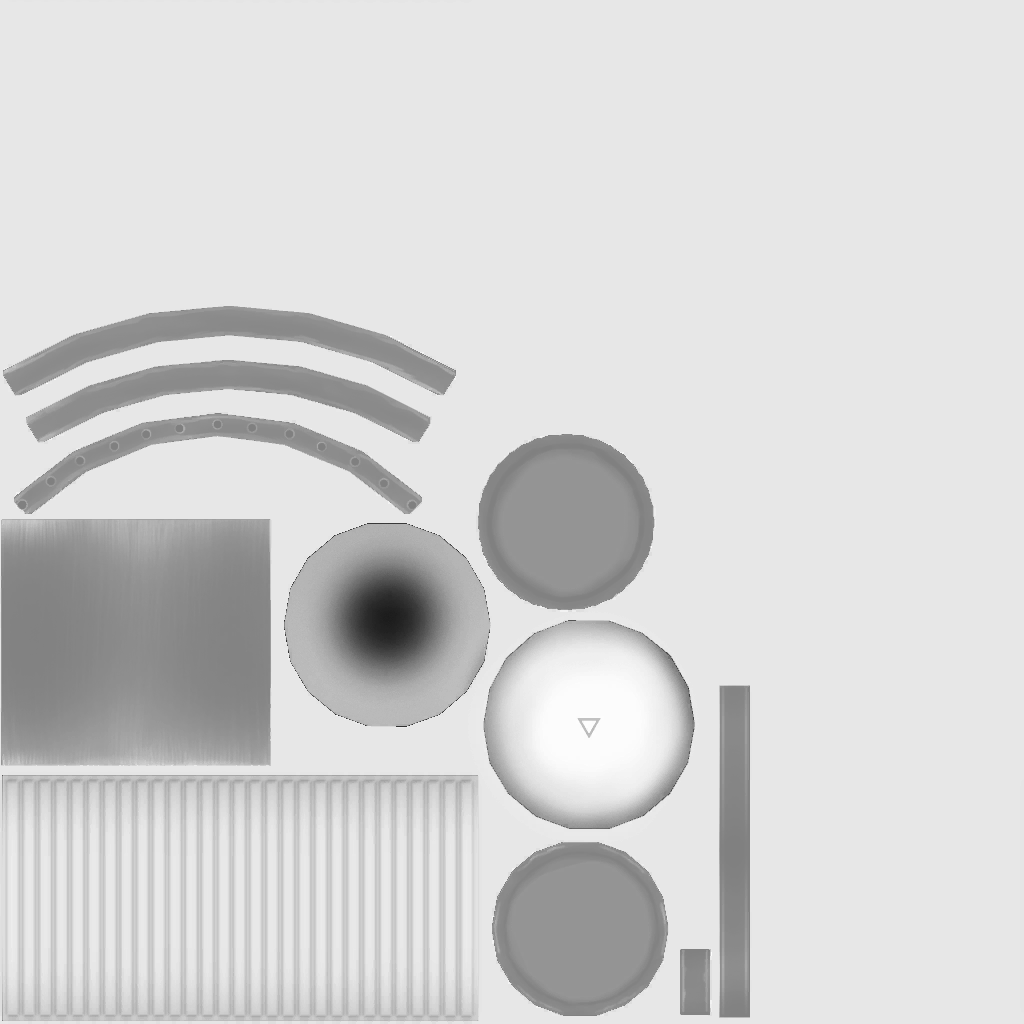
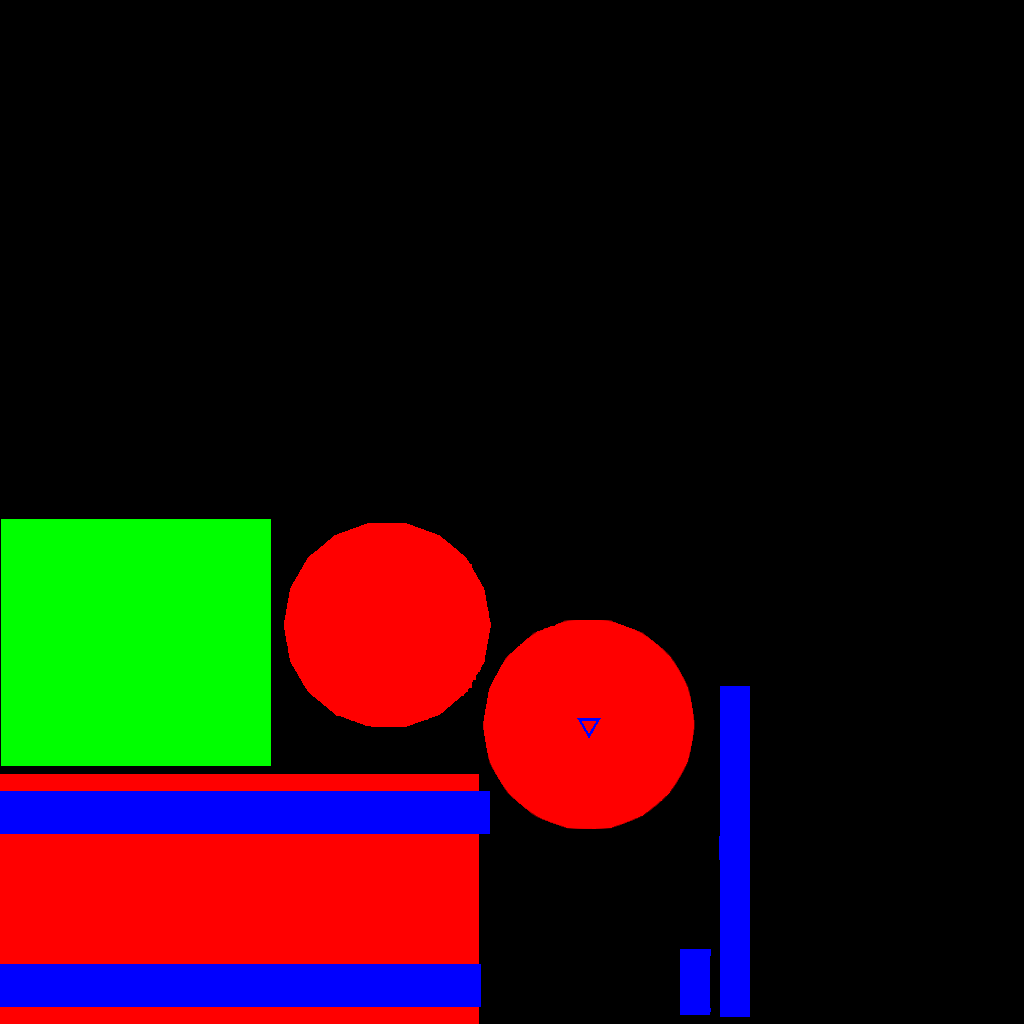
Two versions of the same layered image (1024×1024). Layer-by-layer changes:
added layer "Blue Mono2" above "Blue Mono" over (480, 686, 750, 1017)
renamed "Blue" to "Blue Mono", showed it, painted on it over (0, 686, 750, 1017)
showed "Green" over (1, 519, 271, 766)
showed "Red" over (0, 523, 695, 1024)
showed "Black" over (0, 0, 1024, 1024)
removed layer "Calque 1" over (0, 0, 1024, 1024)
added layer "Diffuse" over (0, 0, 1024, 1024)
